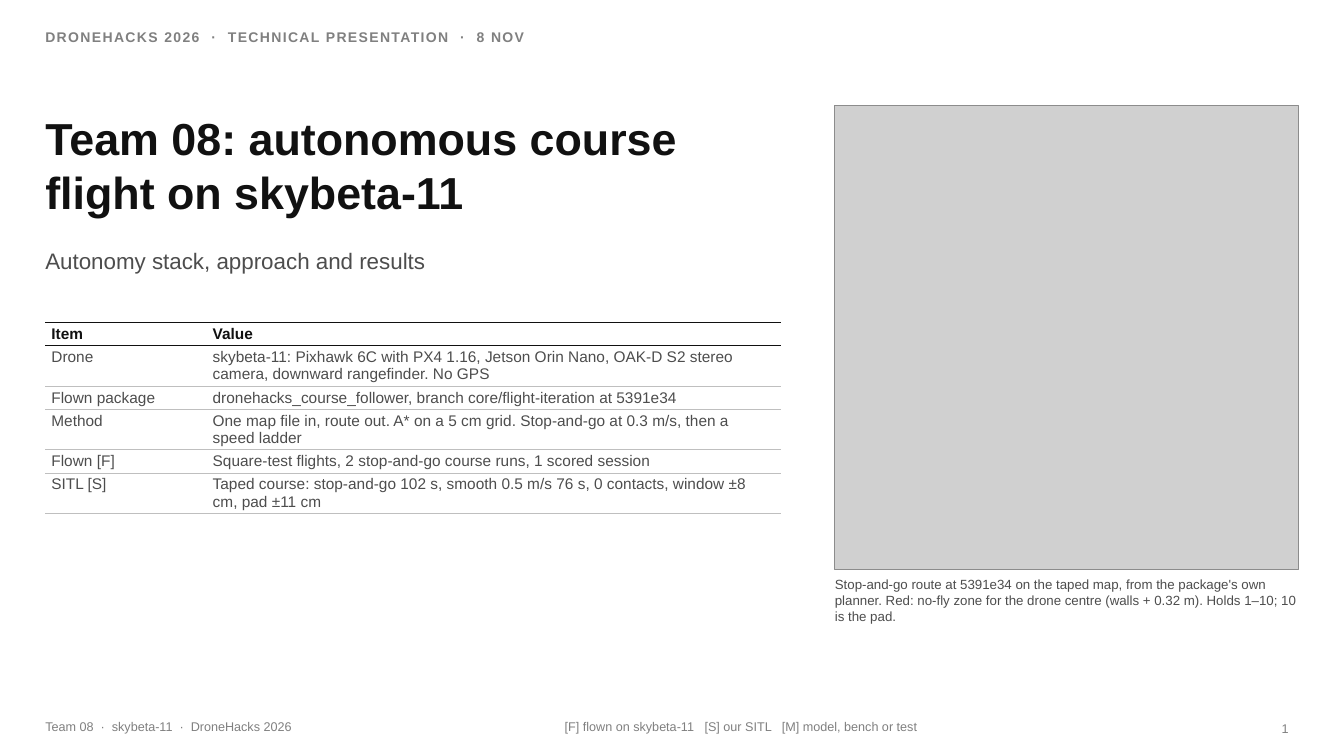
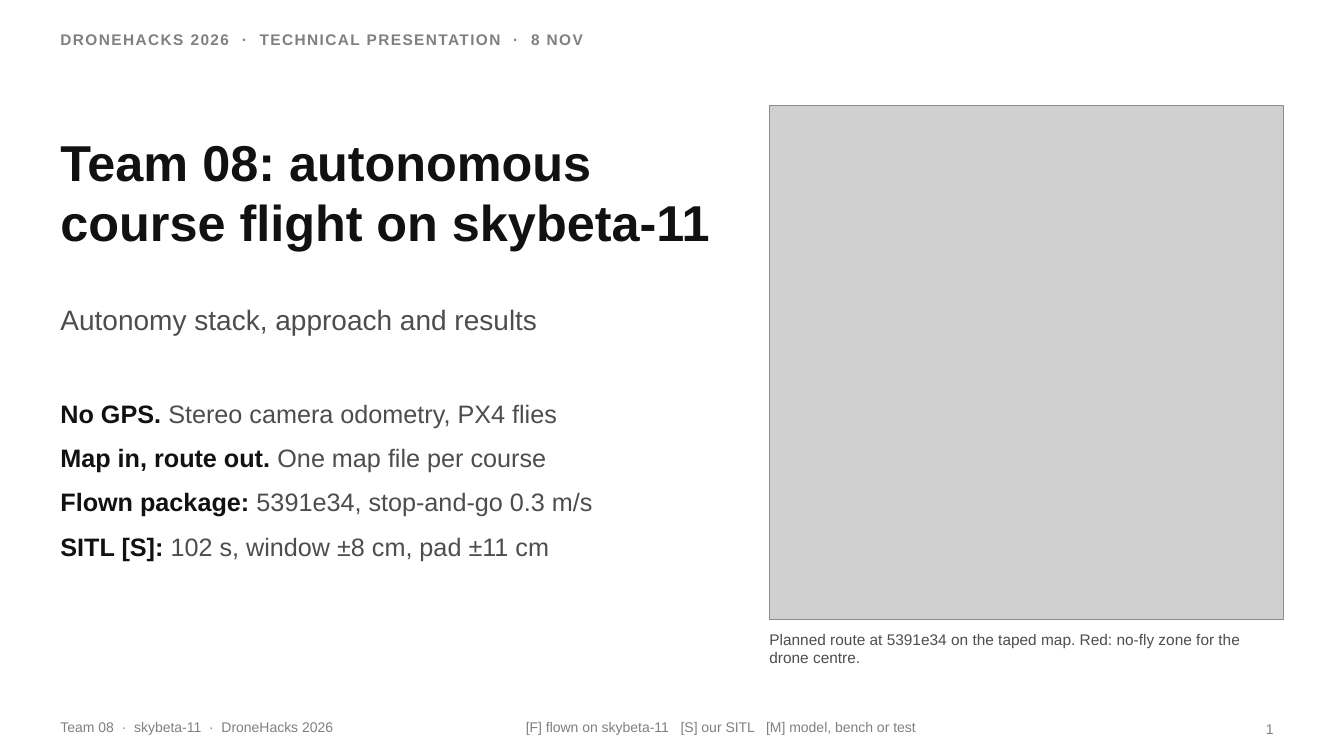
Before and after one commit to moterodiaz/DroneHacks, a slide deck: slide 1 of docs/presentation/DroneHacks-Team08-technical.pptx. Drawn at 1344x756 pixels with LibreOffice and Linux fonts; fonts in the diff are those of the drawing; grey boxes stand for pictures. Boxes give left, top, right and bottom in pixels: in the first picture for what was removed or moved away, otherwise in the second. Text is boxed around its words. In the diff, an @@ line names an element or a change of style, - is before the commit and + after.

```diff
--- a/docs/presentation/DroneHacks-Team08-technical.pptx
+++ b/docs/presentation/DroneHacks-Team08-technical.pptx
@@ text "DRONEHACKS 2026 · TECHNICAL PRESENTATION ...": place and size @@
-text "DRONEHACKS 2026 · TECHNICAL PRESENTATION ..." at bbox=[45, 32, 524, 42]
+text "DRONEHACKS 2026 · TECHNICAL PRESENTATION ..." at bbox=[60, 34, 583, 45]
@@ text "DRONEHACKS 2026 · TECHNICAL PRESENTATION ..." at bbox=[60, 34, 583, 45]: size 10 to 11 pt @@
@@ picture: place and size @@
-picture at bbox=[835, 106, 1299, 570]
+picture at bbox=[769, 106, 1284, 620]
@@ text "Team 08: autonomous course flight ...": place and size @@
-text "Team 08: autonomous course flight ..." at bbox=[45, 123, 677, 218]
+text "Team 08: autonomous course flight ..." at bbox=[60, 145, 710, 251]
@@ text "Team 08: autonomous course flight ..." at bbox=[60, 145, 710, 251]: size 32 to 36 pt @@
@@ table removed at bbox=[45, 323, 781, 514], 6 rows, 2 columns @@
-Item | Value
-Drone | skybeta-11: Pixhawk 6C with PX4 1.16, Jetson Orin Nano, OAK-D S2 stereo camera, downward rangefinder. No GPS
-Flown package | dronehacks_course_follower, branch core/flight-iteration at 5391e34
-Method | One map file in, route out. A* on a 5 cm grid. Stop-and-go at 0.3 m/s, then a speed ladder
-Flown [F] | Square-test flights, 2 stop-and-go course runs, 1 scored session
-SITL [S] | Taped course: stop-and-go 102 s, smooth 0.5 m/s 76 s, 0 contacts, window ±8 cm, pad ±11 cm
@@ text "Autonomy stack, approach and results": place and size @@
-text "Autonomy stack, approach and results" at bbox=[45, 253, 425, 274]
+text "Autonomy stack, approach and results" at bbox=[60, 309, 537, 335]
@@ text "Autonomy stack, approach and results" at bbox=[60, 309, 537, 335]: size 16 to 20 pt @@
@@ text added at bbox=[60, 404, 593, 561], 18 pt, text #4D4D4D @@
+• No GPS. Stereo camera odometry, PX4 flies
+• Map in, route out. One map file per course
+• Flown package: 5391e34, stop-and-go 0.3 m/s
+• SITL [S]: 102 s, window ±8 cm, pad ±11 cm
@@ text at bbox=[769, 634, 1239, 663]: text changed; size 9.5 to 11 pt @@
-Stop-and-go route at 5391e34 on the taped map, from the package's own planner. Red: no-fly zone for the drone centre (walls + 0.32 m). Holds 1–10; 10 is the pad.
+Planned route at 5391e34 on the taped map. Red: no-fly zone for the drone centre.
@@ text "Team 08 · skybeta-11 · ...": place and size @@
-text "Team 08 · skybeta-11 · ..." at bbox=[45, 722, 292, 734]
+text "Team 08 · skybeta-11 · ..." at bbox=[60, 722, 333, 735]
@@ size 9 to 10 pt in 3 elements at bbox=[1266, 724, 1274, 734], bbox=[60, 722, 333, 735], bbox=[526, 722, 915, 735] @@
@@ text "[F] flown on skybeta-11 [S] ...": place and size @@
-text "[F] flown on skybeta-11 [S] ..." at bbox=[565, 722, 917, 734]
+text "[F] flown on skybeta-11 [S] ..." at bbox=[526, 722, 915, 735]
@@ page number: place and size @@
-page number at bbox=[1282, 724, 1289, 733]
+page number at bbox=[1266, 724, 1274, 734]
```
Also in this commit, not shown: 1 other slide changed, 7 slides added, 6 slides removed, 2 other files.
